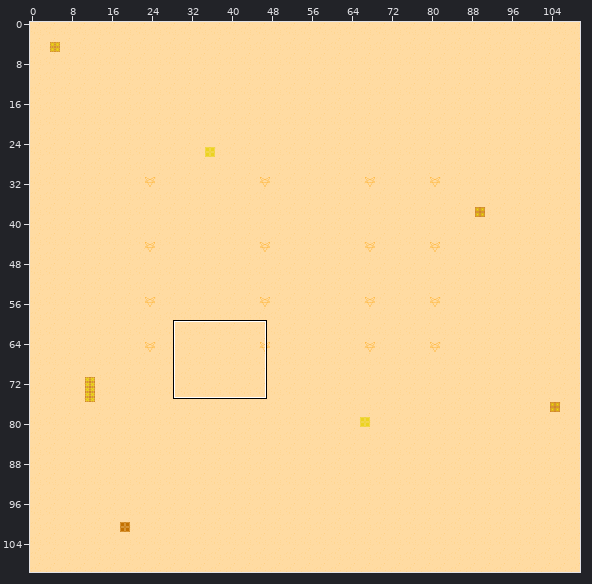
Level history. Tiled map: Assets/Ready/TileMaps/Level_22.tmx. Above: a wide view before the commit, with the close-up outlined.
Close-up. As it was:
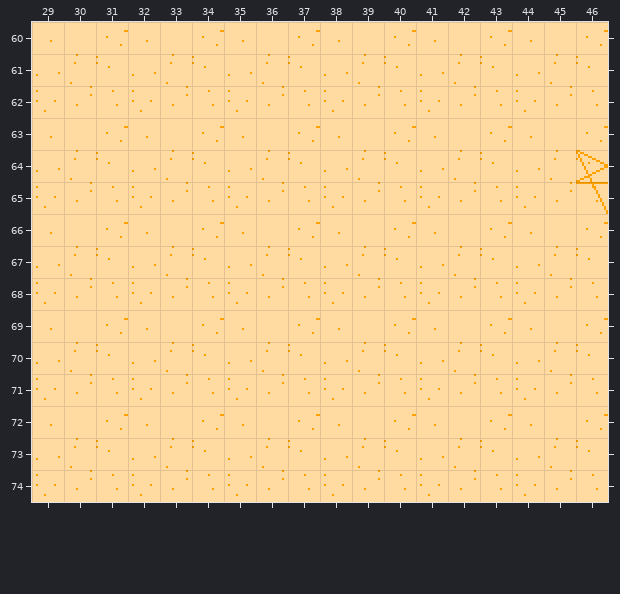
Cells are 16x16 px. Shown: x 29..46, y 60..74. The commit also changed other parts of the map, which this record leaves out.
After:
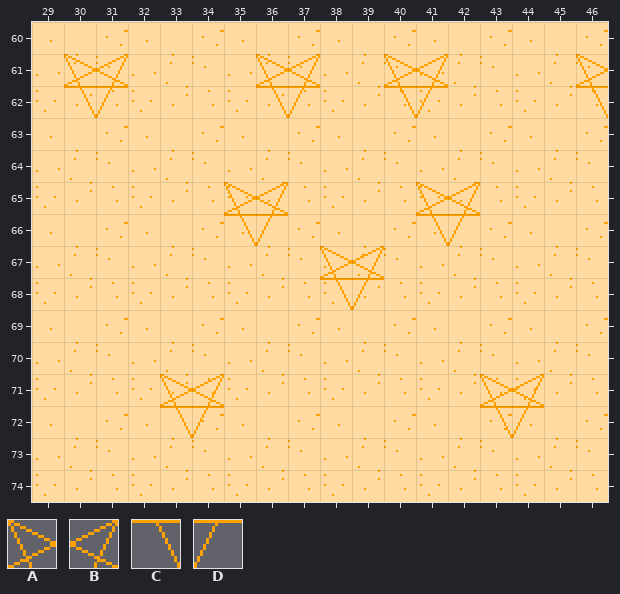
Key: from "2x_tiles": A 3, B 4, C 19, D 20.
_ is an empty cell.
What changed:
{"where": "layer \"Signs\""}
{"y":61,"x":30,"old":"__","new":"AB"}
{"y":61,"x":36,"old":"__","new":"AB"}
{"y":61,"x":40,"old":"__","new":"AB"}
{"y":61,"x":46,"old":"_","new":"A"}
{"y":62,"x":30,"old":"__","new":"CD"}
{"y":62,"x":36,"old":"__","new":"CD"}
{"y":62,"x":40,"old":"__","new":"CD"}
{"y":62,"x":46,"old":"_","new":"C"}
{"y":64,"x":46,"old":"A","new":"_"}
{"y":65,"x":35,"old":"__","new":"AB"}
{"y":65,"x":41,"old":"__","new":"AB"}
{"y":65,"x":46,"old":"C","new":"_"}
{"y":66,"x":35,"old":"__","new":"CD"}
{"y":66,"x":41,"old":"__","new":"CD"}
{"y":67,"x":38,"old":"__","new":"AB"}
{"y":68,"x":38,"old":"__","new":"CD"}
{"y":71,"x":33,"old":"__","new":"AB"}
{"y":71,"x":43,"old":"__","new":"AB"}
{"y":72,"x":33,"old":"__","new":"CD"}
{"y":72,"x":43,"old":"__","new":"CD"}
